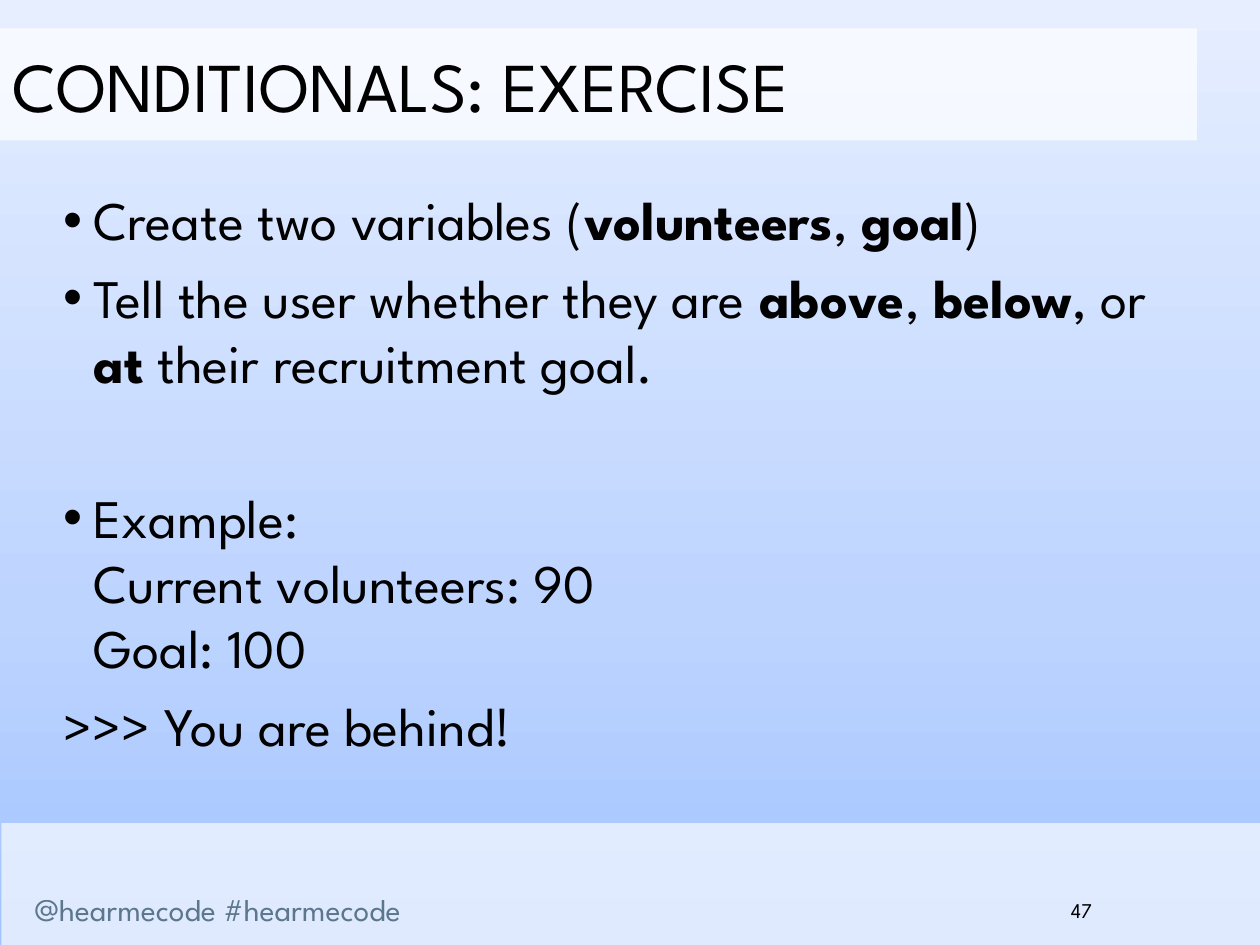
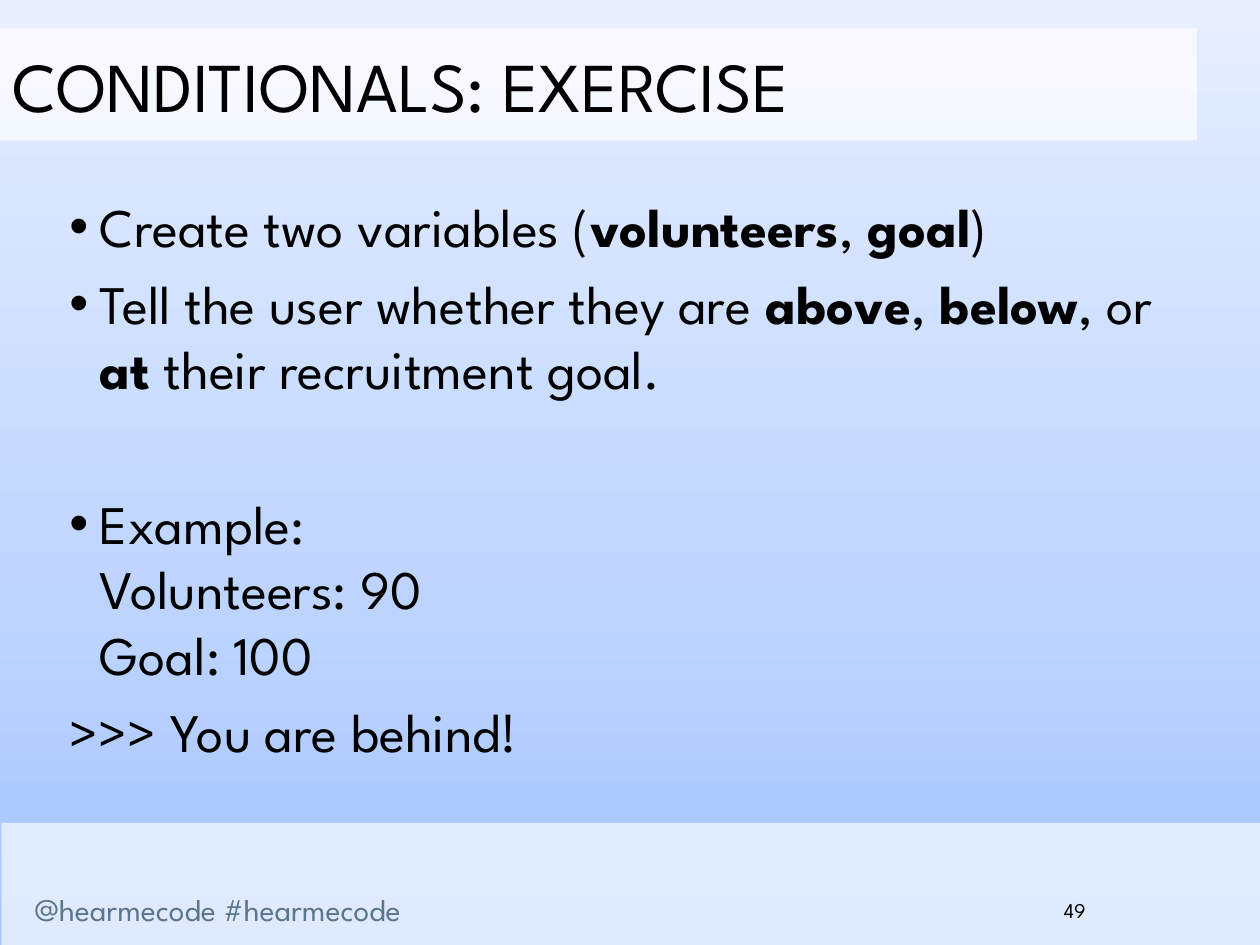
Before and after one commit to hearmecode/slides, a slide deck: slide 49 of Lesson 1/Hear Me Code - Strings and Conditionals.pptx (slide 47 before the commit). Drawn at 1260x945 pixels with LibreOffice and Linux fonts; fonts in the diff are those of the drawing; background and template pictures are left out. Boxes give left, top, right and bottom in pixels: in the first picture for what was removed or moved away, otherwise in the second. Text is boxed around its words. In the diff, an @@ line names an element or a change of style, - is before the commit and + after.

Commit message:
Updated lesson one slides with improved examples, clarified language

```diff
--- a/Lesson 1/Hear Me Code - Strings and Conditionals.pptx
+++ b/Lesson 1/Hear Me Code - Strings and Conditionals.pptx
@@ text at (100,506,421,676): text changed @@
-• Example:
-  Current volunteers: 90
-  Goal: 100
+• Example:
+  Volunteers: 90
+  Goal: 100
@@ page number at (1064,904,1086,918): text changed @@
-47
+49
```
Also in this commit, not shown: 31 other slides changed, 4 slides added, 1 slide removed, 3 other files.
